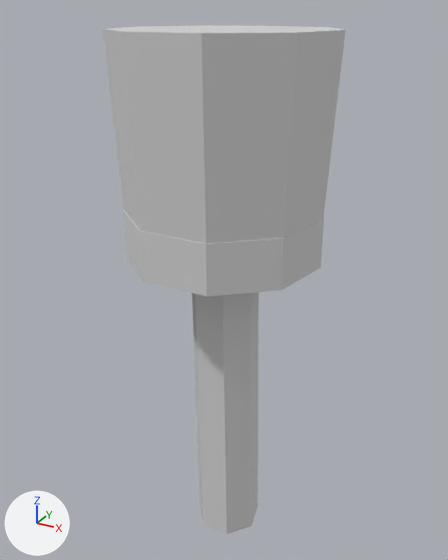
Renders of the OBJ model assets/character/obj_parts/leg_r.obj from each side of a commit.
Before and after are seen from a 50 mm camera at (0.464, -0.844, 0.158) aimed at (-0.012, 0.021, -0.275). Arrows for +X, +Y and +Z are at lower left; the lights stay in place. The picture after the commit comes second. Where no turn or scale is listed for an object, it has been applied to the vertices.

Objects in the first picture: 'Rolled_shorts_hem_R', 'Shorts_R', 'Upper_wooden_shin_R'.
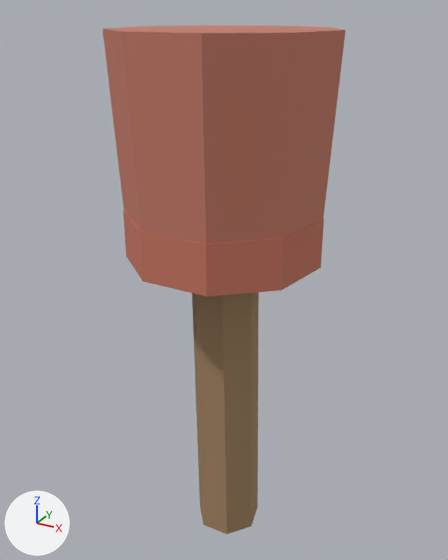
Location of each change, [x1, y1, x2, y2] in pixels of the pictures (448 x 560 px):
'Shorts_R', recoloured (light grey to orange)
    both: [103, 25, 346, 244]
'Upper_wooden_shin_R', recoloured (light grey to brown)
    both: [192, 292, 259, 534]
'Rolled_shorts_hem_R', recoloured (light grey to orange)
    both: [123, 210, 324, 297]

Diff of the bpy script that builds the scene:
```diff
--- a/assets/character/obj_parts/leg_r.obj.py
+++ b/assets/character/obj_parts/leg_r.obj.py
@@ mat_material_02_07_warm_brown_branch @@
+mat_material_02_07_warm_brown_branch = principled_material('material_02_07_Warm_brown_branch')
+mat_material_02_07_warm_brown_branch.base_color = (0.36, 0.23, 0.12)  # brown #a28461
+mat_material_02_07_warm_brown_branch.roughness = 0.911
@@ mat_material_01_12_brick_red_shorts @@
+mat_material_01_12_brick_red_shorts = principled_material('material_01_12_Brick_red_shorts')
+mat_material_01_12_brick_red_shorts.base_color = (0.56, 0.2, 0.14)  # orange #c57c69
+mat_material_01_12_brick_red_shorts.roughness = 0.923
@@ mat_material_00_11_russet_red_vest @@
+mat_material_00_11_russet_red_vest = principled_material('material_00_11_Russet_red_vest')
+mat_material_00_11_russet_red_vest.base_color = (0.57, 0.18, 0.12)  # orange #c77661
+mat_material_00_11_russet_red_vest.roughness = 0.923
@@ me_rolled_shorts_hem_r @@
 me_rolled_shorts_hem_r.from_pydata(...)  # 18 vertices, 32 faces; spans x -0.16..0.16, y -0.152..0.162, z -0.22..-0.14
-me_rolled_shorts_hem_r.materials.append(mat_material_default)  # light grey #d3d3d3
+me_rolled_shorts_hem_r.materials.append(mat_material_00_11_russet_red_vest)  # orange #c77661
@@ me_shorts_r @@
 me_shorts_r.from_pydata(...)  # 18 vertices, 32 faces; spans x -0.171..0.171, y -0.164..0.174, z -0.22..0.13
-me_shorts_r.materials.append(mat_material_default)  # light grey #d3d3d3
+me_shorts_r.materials.append(mat_material_01_12_brick_red_shorts)  # orange #c57c69
@@ me_upper_wooden_shin_r @@
 me_upper_wooden_shin_r.from_pydata(...)  # 14 vertices, 24 faces; spans x -0.058..0.068, y -0.054..0.06, z -0.771..-0.209
-me_upper_wooden_shin_r.materials.append(mat_material_default)  # light grey #d3d3d3
+me_upper_wooden_shin_r.materials.append(mat_material_02_07_warm_brown_branch)  # brown #a28461
```
